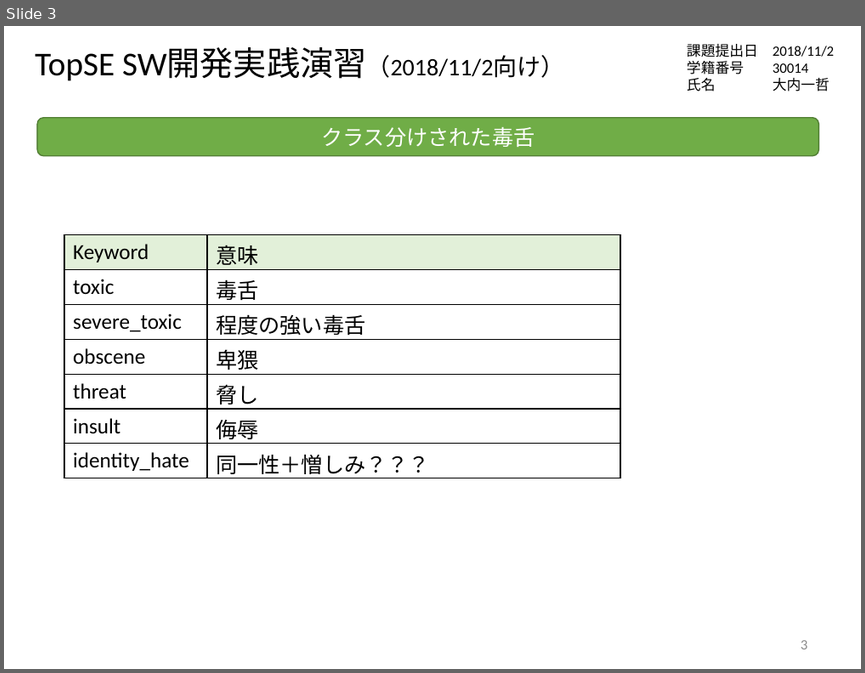
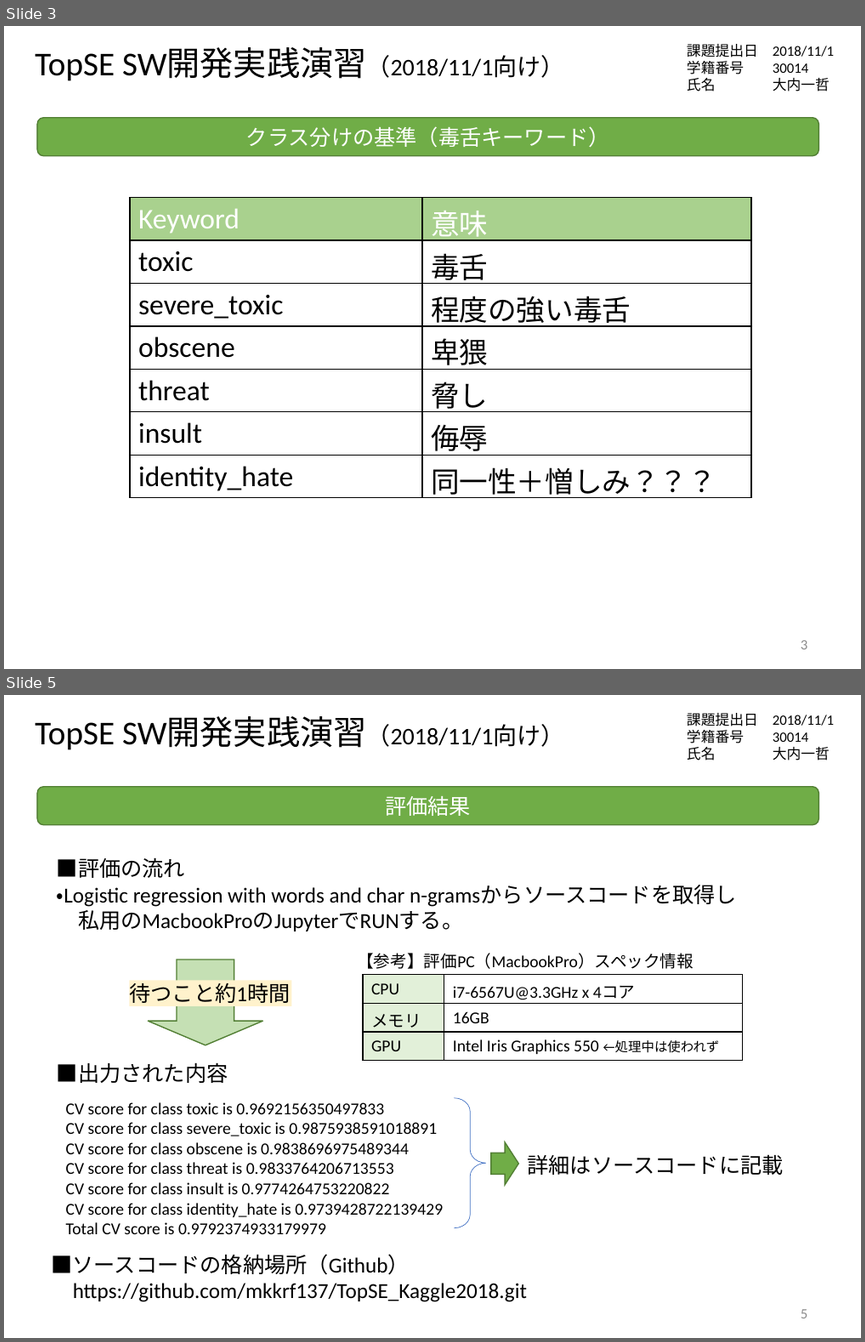
Before and after one commit to mkkrf137/TopSE_Kaggle2018, a slide deck: 20181102向け_大内.pptx. Shown one above the other, each under a label of ours: slide 3 before the commit, slides 3 and 5 after it; the slides between them are not shown. The pictures are 865x673 and 865x1342 pixels, drawn with LibreOffice and Linux fonts; fonts in the diff are those of the drawing. Boxes give left, top, right and bottom in pixels: in the first picture for what was removed or moved away, otherwise in the second. Text is boxed around its words. In the diff, an @@ line names an element or a change of style, - is before the commit and + after.

```diff
--- a/20181102向け_大内.pptx
+++ b/20181102向け_大内.pptx
@@ slide 5 added at <box>4,695,861,1338</box>, background #FFFFFF; not listed: 1 template element that a slide beside it also shows @@
@@ text added at <box>35,716,564,750</box>, 28 pt, text #000000 @@
+TopSE SW開発実践演習（2018/11/1向け）
@@ rounded rectangle added at <box>37,787,819,825</box>, fill #70AD47, outline #538035 1 pt, 18 pt, text #FFFFFF @@
+評価結果
@@ text added at <box>57,857,737,931</box>, 18 pt, text #000000 @@
+■評価の流れ
+・Logistic regression with words and char n-gramsからソースコードを取得し
+私用のMacbookProのJupyterでRUNする。
@@ left arrow added at <box>148,959,262,1044</box>, fill #C5E0B4, outline #538035 1 pt @@
@@ text added at <box>357,953,693,969</box>, 14 pt, text #000000 @@
+【参考】評価PC（MacbookPro）スペック情報
@@ table added at <box>363,975,743,1060</box>, 3 rows, 2 columns @@
+CPU | i7-6567U@3.3GHz x 4コア
+メモリ | 16GB
+GPU | Intel Iris Graphics 550 ←処理中は使われず
@@ rectangle added at <box>129,981,292,1006</box>, fill #FFF2CC, 18 pt, text #000000 @@
+待つこと約1時間
@@ text added at <box>57,1062,228,1083</box>, 18 pt, text #000000 @@
+■出力された内容
@@ text added at <box>66,1102,443,1234</box>, 14 pt, text #000000 @@
+CV score for class toxic is 0.9692156350497833
+CV score for class severe_toxic is 0.9875938591018891
+CV score for class obscene is 0.9838696975489344
+CV score for class threat is 0.9833764206713553
+CV score for class insult is 0.9774264753220822
+CV score for class identity_hate is 0.9739428722139429
+Total CV score is 0.9792374933179979
@@ left brace added at <box>454,1098,485,1228</box>, outline #4472C4 0.5 pt @@
@@ left arrow added at <box>491,1142,518,1185</box>, fill #70AD47, outline #538035 1 pt @@
@@ text added at <box>528,1154,783,1174</box>, 18 pt, text #000000 @@
+詳細はソースコードに記載
@@ text added at <box>52,1253,527,1302</box>, 18 pt, text #000000 @@
+■ソースコードの格納場所（Github）
+https://github.com/mkkrf137/TopSE_Kaggle2018.git
@@ page number added at <box>800,1309,807,1318</box>, 12 pt, text #8C8C8C @@
+5
@@ slide 3 changed as well @@
@@ text at <box>35,47,564,81</box>: text changed @@
-TopSE SW開発実践演習（2018/11/2向け）
+TopSE SW開発実践演習（2018/11/1向け）
@@ text in rounded rectangle at <box>246,126,610,148</box>: text changed @@
-クラス分けされた毒舌
+クラス分けの基準（毒舌キーワード）
@@ table at <box>130,198,751,501</box> @@
@@ fill #E2F0D9 to #A9D18E in row 1 @@
@@ size 18 to 24 pt @@
@@ text colour #000000 to #FFFFFF in "Keyword", "意味" @@
@@ table: place and size @@
-table at <box>65,235,621,478</box>
+table at <box>130,198,751,501</box>
```
Also in this commit, not shown: 4 other slides changed, 1 other file.
